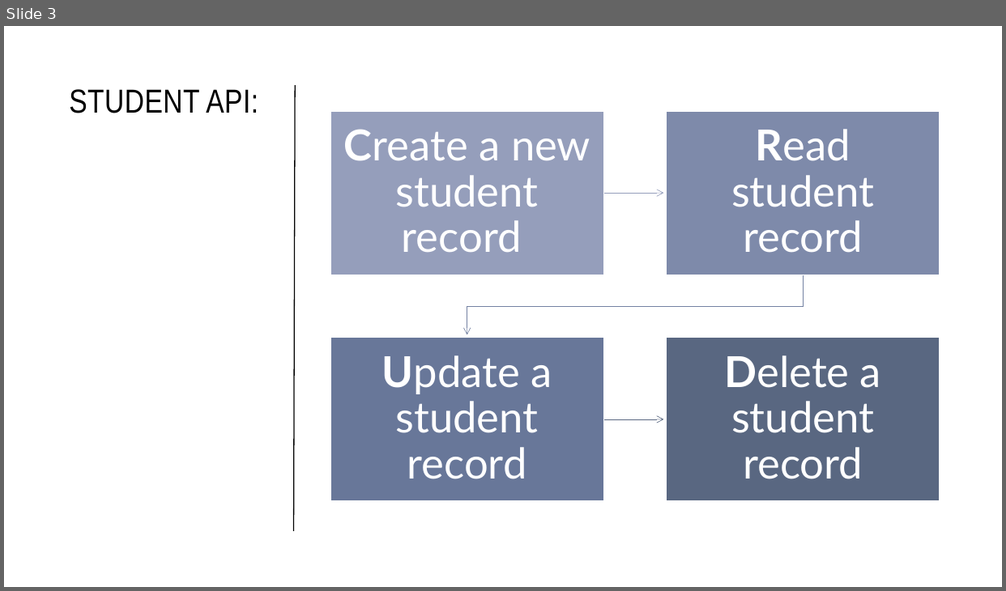
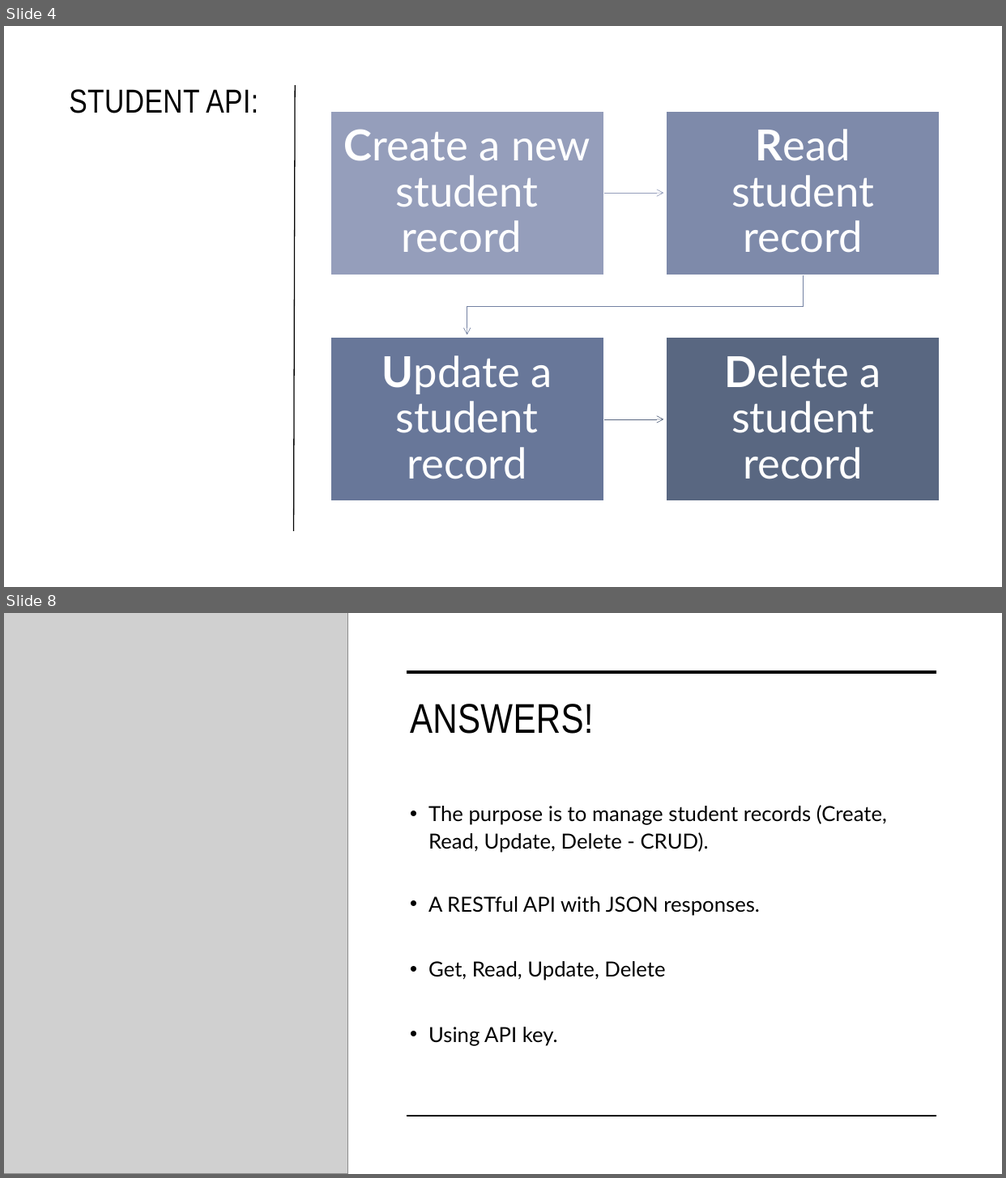
Before and after one commit to ashesh808/API-Demo-Presentation, a slide deck: Presentation.pptx. Shown one above the other, each under a label of ours: slide 3 before the commit, slides 4 and 8 after it; the slides between them are not shown. The pictures are 1006x591 and 1006x1178 pixels, drawn with LibreOffice and Linux fonts; fonts in the diff are those of the drawing; grey boxes stand for pictures. Boxes give left, top, right and bottom in pixels: in the first picture for what was removed or moved away, otherwise in the second. Text is boxed around its words. In the diff, an @@ line names an element or a change of style, - is before the commit and + after.

```diff
--- a/Presentation.pptx
+++ b/Presentation.pptx
@@ slide 8 added at [4, 613, 1002, 1174], background #FFFFFF @@
@@ picture added at [4, 613, 348, 1174] @@
@@ line added from (407, 672) to (937, 672), #000000 3.5 pt @@
@@ title added at [410, 704, 594, 734], 40 pt, text #000000 @@
+ANSWERS!
@@ text added at [428, 805, 887, 1046], 20 pt, text #000000 @@
+• The purpose is to manage student records (Create, Read, Update, Delete - CRUD).
+• A RESTful API with JSON responses.
+• Get, Read, Update, Delete
+• Using API key.
@@ line added from (407, 1116) to (937, 1116), #000000 1 pt @@
@@ what was slide 3 is now slide 4 @@
```
Also in this commit, not shown: 8 slides changed, 10 other slides added, 1 other file.
